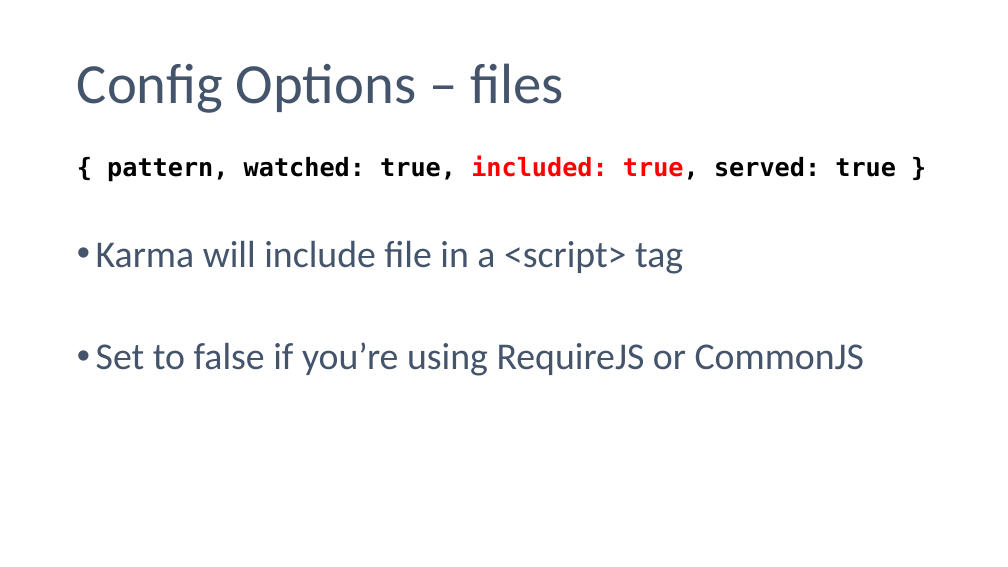
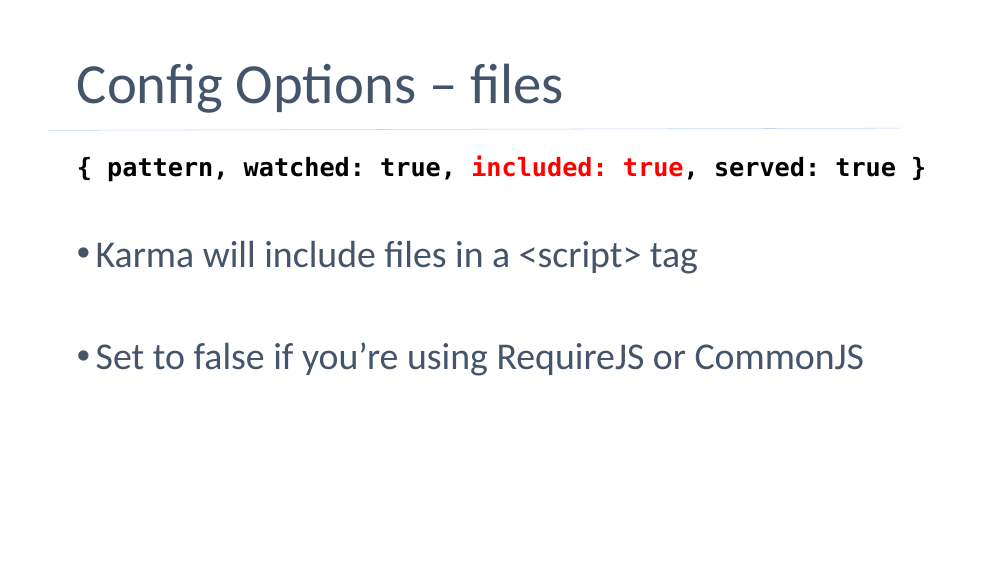
Before and after one commit to phillipskevin/karma-demo, a slide deck: slide 8 of karma-demo-slides.pptx. Drawn at 1008x567 pixels with LibreOffice and Linux fonts; fonts in the diff are those of the drawing. Boxes give left, top, right and bottom in pixels: in the first picture for what was removed or moved away, otherwise in the second. Text is boxed around its words. In the diff, an @@ line names an element or a change of style, - is before the commit and + after.

```diff
--- a/karma-demo-slides.pptx
+++ b/karma-demo-slides.pptx
@@ line added from (49, 130) to (901, 129), #C2D8F8 0.5 pt @@
@@ text at [96,240,698,274]: text changed @@
-• Karma will include file in a <script> tag
+• Karma will include files in a <script> tag
```
Also in this commit, not shown: 11 other slides changed.
